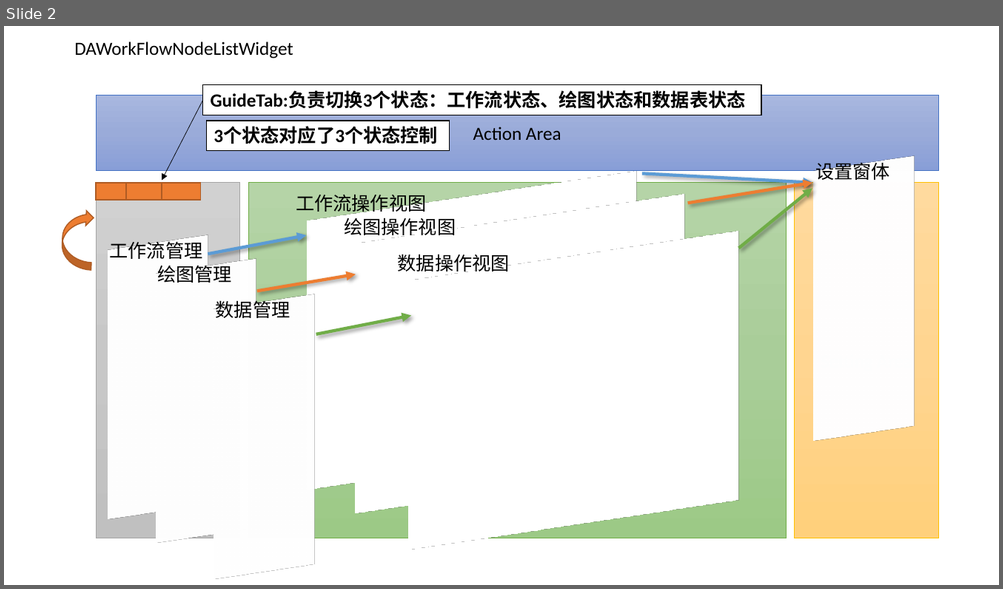
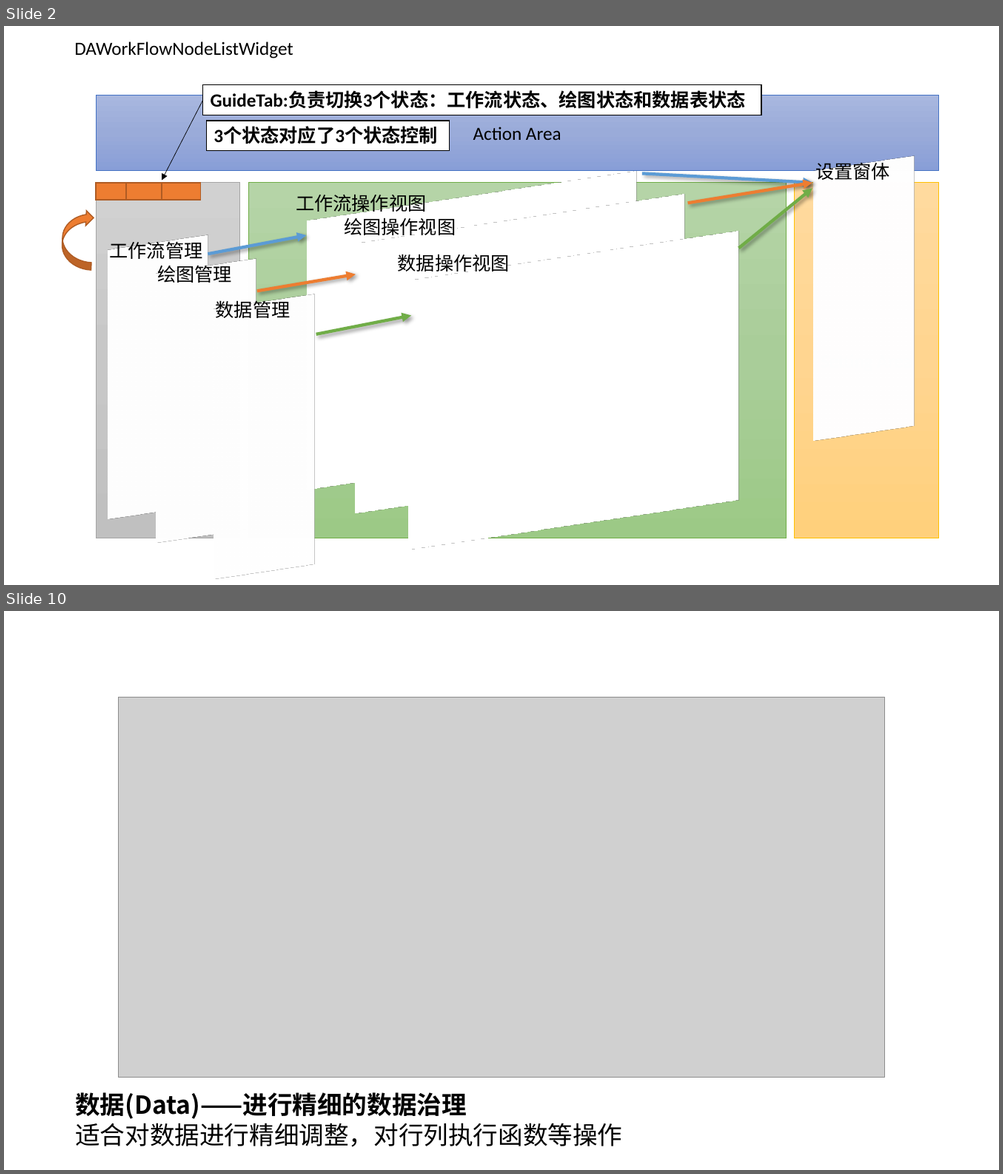
Before and after one commit to czyt1988/data-workbench, a slide deck: doc/DataWorkFlow-chart.pptx. Shown one above the other, each under a label of ours: slide 2 before the commit, slides 2 and 10 after it; the slides between them are not shown. The pictures are 1003x589 and 1003x1174 pixels, drawn with LibreOffice and Linux fonts; fonts in the diff are those of the drawing; grey boxes stand for pictures. Boxes give left, top, right and bottom in pixels: in the first picture for what was removed or moved away, otherwise in the second. Text is boxed around its words. In the diff, an @@ line names an element or a change of style, - is before the commit and + after.

```diff
--- a/doc/DataWorkFlow-chart.pptx
+++ b/doc/DataWorkFlow-chart.pptx
@@ slide 10 added at [4, 611, 999, 1170], background #FFFFFF @@
@@ picture added at [118, 698, 885, 1077] @@
@@ text added at [75, 1093, 622, 1147], 24 pt, text #000000 @@
+数据(Data)——进行精细的数据治理
+适合对数据进行精细调整，对行列执行函数等操作
```
Also in this commit, not shown: 9 other slides added, 4 other files.
